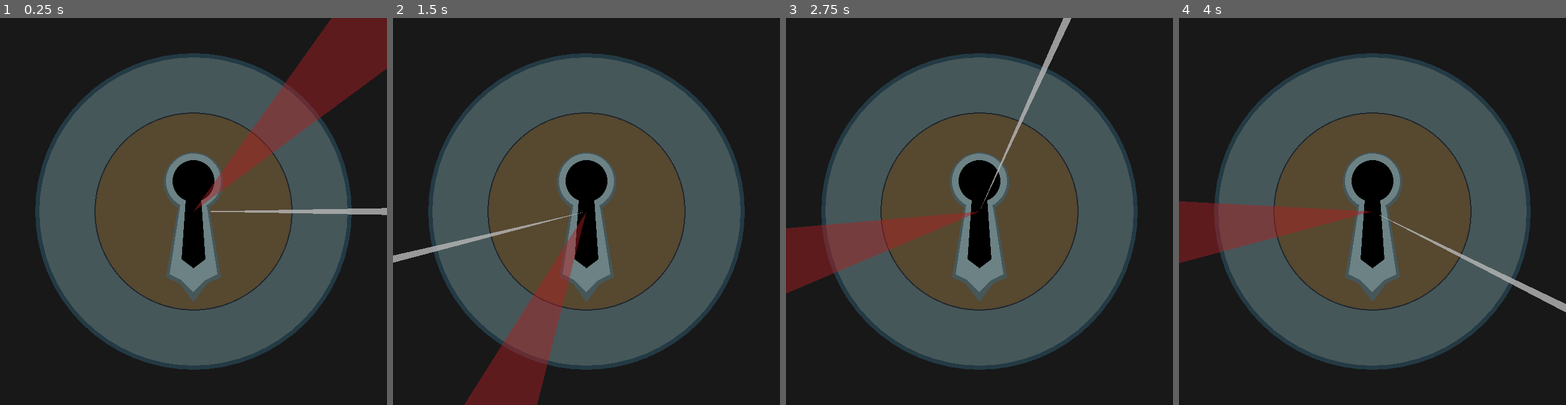
Above: before the commit, frames 1-4 (left to right).
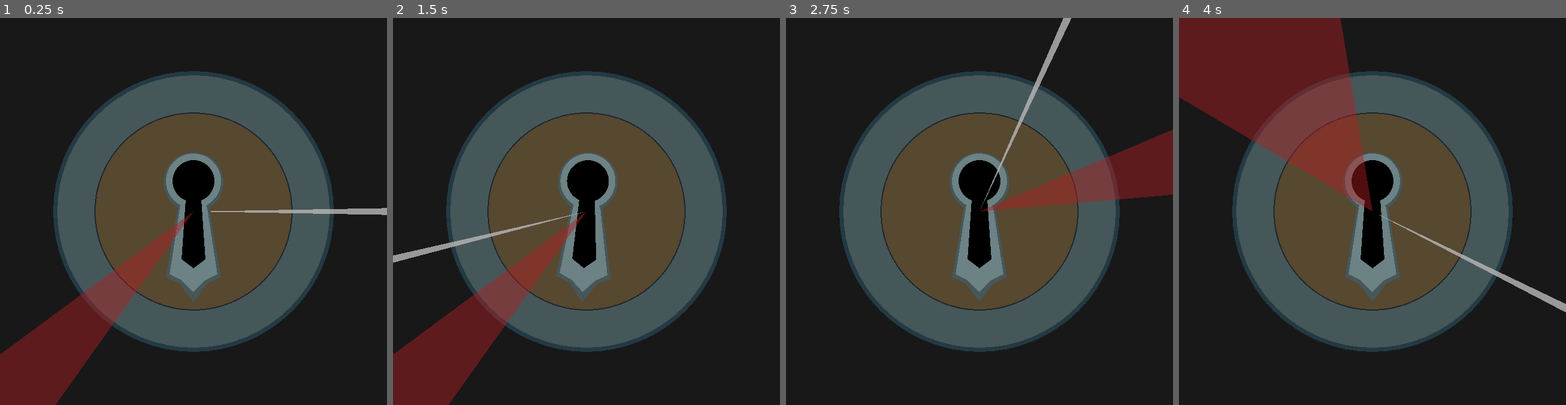
Above: after the commit, the same moments.

Repository: stefanhacks/sky_lock
Game: Godot game, scene res://scenes/game.tscn
Same seed, same stepped clock (60 frames per second), same inputs: the game is played once before the commit and once after it.
Inputs (mouse positions are in pixels of both pictures, inside the frame that each line leads up to):
- Up to frame 1 (0.25 s): no input
- Up to frame 2 (1.5 s): tap Enter at 0.5 s; move the mouse to (671, 192) at 0.52 s; click (671, 192) at 0.6 s; tap Space (space_bar) at 0.8, 1.35 s; move the mouse to (509, 230) at 1.27 s
- Up to frame 3 (2.75 s): tap G (generate, bound only after the commit) at 1.55, 2.1 s; tap Space (space_bar) at 2 s; move the mouse to (1018, 126) at 2.02 s; click (1018, 126) at 2.3 s
- Up to frame 4 (4 s): move the mouse to (1353, 288) at 2.77 s; click (1353, 288) at 2.85 s; tap Space (space_bar) at 3.05, 3.6 s; move the mouse to (1488, 269) at 3.52 s; tap G (generate, bound only after the commit) at 3.8 s

The runs differ from the first frame. In frame 1, 26% of the frame differs, in the area x 0-100%, y 0-100%; in frame 2, 24%; in frame 3, 21%; in frame 4, 31%, in the area x 0-91%, y 0-91%.

Commit message:
Polished solution for edge cases and visuals.

Diff:
--- a/project.godot
+++ b/project.godot
@@ -41,6 +41,11 @@
 "events": [Object(InputEventKey,"resource_local_to_scene":false,"resource_name":"","device":-1,"window_id":0,"alt_press …(191 unchanged characters)…
 ]
 }
+generate={
+"deadzone": 0.5,
+"events": [Object(InputEventKey,"resource_local_to_scene":false,"resource_name":"","device":-1,"window_id":0,"alt_pressed":false,"shift_pressed":false,"ctrl_pressed":false,"meta_pressed":false,"pressed":false,"keycode":0,"physical_keycode":71,"key_label":0,"unicode":103,"location":0,"echo":false,"script":null)
+]
+}
 
 [rendering]
 
--- a/scenes/components/game_manager.gd
+++ b/scenes/components/game_manager.gd
@@ -1,39 +1,104 @@
 extends Node2D
 
+@onready var lock: Lock = $Lock
 @onready var line_to_cursor: LineToAngle = $"LineToCursor"
 @onready var line_to_secret: LineToAngle = $"LineToSecret"
 
 var lock_secret: LockSecret
+var holding_spacebar: bool = false
+var holding_timer: float = 0.0
+
+var lock_picking_duration: float = 0.9
+var lock_picking_release_resistance: float = 1.7
+var frozen = false
 
 
 func _ready() -> void:
-	call_deferred('game_start')
+	_game_start()
 
 
-func game_start() -> void:
+func _process(delta: float) -> void:
+	if frozen:
+		return
+
+	if holding_spacebar:
+		holding_timer = min(holding_timer + delta, lock_picking_duration)
+	else:
+		holding_timer = max(holding_timer - delta / lock_picking_release_resistance, 0)
+
+	var rotation = 90 / lock_picking_duration * holding_timer
+	lock.set_cylinder_rotation(rotation)
+
+
+func _game_start() -> void:
 	lock_secret = LockSecret.from_difficulty(Difficulty.NORMAL)
 	line_to_secret.width = lock_secret.width
 	line_to_secret.angle = lock_secret.angle
 
 
-func _unhandled_input(event: InputEvent) -> void:
-	if Input.is_action_just_released("click"):
-		var cursor_direction = get_local_mouse_position().normalized()
-		var angle = Vector2.ZERO.angle_to_point(cursor_direction)
+func _unhandled_input(_event: InputEvent) -> void:
+	if Input.is_action_just_pressed("click"):
+		_on_click()
+	elif Input.is_action_just_pressed("space_bar"):
+		_on_space_bar_pressed()
+	elif Input.is_action_just_released("space_bar"):
+		_on_space_bar_released()
+	elif Input.is_action_just_released("generate"):
+		_generate()
 
-		var victory_bandwith = lock_secret.width / 2
-		var cursor_degrees = rad_to_deg(angle)
-		var secret_degrees = rad_to_deg(lock_secret.angle)
-		var upper_limit = rad_to_deg(lock_secret.angle) + victory_bandwith
-		var lower_limit = rad_to_deg(lock_secret.angle) - victory_bandwith
 
-		if (upper_limit > cursor_degrees) and (cursor_degrees > lower_limit):
-			print (cursor_degrees, ' ~ ', secret_degrees, '!')
-			game_start()
-		else:
-			line_to_cursor.freeze()
+func _on_click() -> void:
+	if frozen:
+		return
 
-	if Input.is_action_just_released("space_bar"):
-		lock_secret = LockSecret.from_difficulty(Difficulty.NORMAL)
-		line_to_secret.width = lock_secret.width
-		line_to_secret.angle = lock_secret.angle
+	if _check_secret():
+		print ('Click!')
+		_game_start()
+	else:
+		_freeze()
+
+
+func _check_secret() -> bool:
+	var cursor_direction = get_local_mouse_position().normalized() * -1
+	var cursor_angle = Vector2.ZERO.angle_to_point(cursor_direction) + PI
+	return lock_secret.check_solution(cursor_angle)
+
+
+func _get_solving_distance() -> float:
+	var cursor_direction = get_local_mouse_position().normalized()
+	var angle = Vector2.ZERO.angle_to_point(cursor_direction)
+
+	var victory_bandwith = lock_secret.width / 2
+	var cursor_degrees = rad_to_deg(angle)
+	var secret_degrees = rad_to_deg(lock_secret.angle)
+	var upper_limit = rad_to_deg(lock_secret.angle) + victory_bandwith
+	var lower_limit = rad_to_deg(lock_secret.angle) - victory_bandwith
+
+	var upper_distance = upper_limit - cursor_degrees
+	var lower_distance = lower_limit - cursor_degrees
+
+	# Work on a solution for 360 = 0
+
+	return 0.0
+
+
+func _freeze() -> void:
+	frozen = true
+	line_to_cursor.frozen = true
+	await get_tree().create_timer(0.35).timeout
+	line_to_cursor.frozen = false
+	frozen = false
+
+
+func _on_space_bar_pressed() -> void:
+	holding_spacebar = true
+
+
+func _on_space_bar_released() -> void:
+	holding_spacebar = false
+
+
+func _generate() -> void:
+	lock_secret = LockSecret.from_difficulty(Difficulty.VERY_EASY)
+	line_to_secret.width = lock_secret.width
+	line_to_secret.angle = lock_secret.angle
--- a/scenes/components/line_to_angle.gd
+++ b/scenes/components/line_to_angle.gd
@@ -16,11 +16,12 @@
 		interacted = true
 		queue_redraw()
 
-
 var interacted
 var frozen = false:
 	set(value):
 		frozen = value
+		var intensity = 1 if value else 0
+		material.set_shader_parameter("shake_intensity", intensity)
 		queue_redraw()
 
 var last_valid_direction: Vector2
@@ -52,20 +53,9 @@
 		if cursor_direction.x != 0 and cursor_direction.y != 0:
 			last_valid_direction = cursor_direction
 
-	var angle = Vector2.ZERO.angle_to_point(last_valid_direction)
-	var deg = rad_to_deg(angle)
+	var cursor_angle = Vector2.ZERO.angle_to_point(last_valid_direction)
+	var deg = rad_to_deg(cursor_angle)
 	var slightly_wider_degrees = [deg_to_rad(deg + width), deg_to_rad(deg - width)]
 	var slightly_wider_directions = [Vector2.from_angle(slightly_wider_degrees[0]), Vector2.from_angle(slightly_wider_degrees[1])]
 
 	draw_polygon([key_center, slightly_wider_directions[0] * 1000, slightly_wider_directions[1] * 1000], [line_color])
-
-
-func freeze() -> void:
-	if frozen:
-		return
-
-	frozen = true
-	material.set_shader_parameter("shake_intensity", 1)
-	await get_tree().create_timer(0.35).timeout
-	frozen = false
-	material.set_shader_parameter("shake_intensity", 0)
--- a/scenes/components/lock.gd
+++ b/scenes/components/lock.gd
@@ -1,3 +1,4 @@
+class_name Lock
 extends Node2D
 
 @export var color_picker: Color
@@ -8,5 +9,9 @@
 
 
 func _draw() -> void:
-	draw_circle(Vector2.ZERO, 265, rim_color, true)
-	draw_circle(Vector2.ZERO, 258, cylinder_color, true)
+	draw_circle(Vector2.ZERO, 235, rim_color, true)
+	draw_circle(Vector2.ZERO, 228, cylinder_color, true)
+
+
+func set_cylinder_rotation(angle: float) -> void:
+	cylinder.rotation_degrees = angle
--- a/scripts/lock_secret.gd
+++ b/scripts/lock_secret.gd
@@ -4,14 +4,30 @@
 var width
 
 
-func _init(target_angle: float, ray_width: int) -> void:
-	angle = target_angle
+func _init(target_radians: float, ray_width: int) -> void:
+	angle = fmod(target_radians, TAU)
 	width = ray_width
 
 
 static func from_difficulty(difficulty = Difficulty.NORMAL) -> LockSecret:
-	var random_angle = TAU * randf() - PI # -PI helps accounting for the y axis when comparing to cursor
+	var random_angle = TAU * randf() # -PI helps account for the y axis when comparing to cursor
 	var width_exponent = 2
 	var secret = LockSecret.new(random_angle, pow(difficulty, width_exponent) * 2)
 
 	return secret
+
+
+func check_solution(attempted_angle: float) -> bool:
+	var victory_bandwith = width / 2
+	var secret_degrees = angle
+	var upper_limit = angle + deg_to_rad(victory_bandwith)
+	var lower_limit = angle - deg_to_rad(victory_bandwith)
+
+	# Normal situation, when angle and limits are within (0, TAU)
+	var test_1 = lower_limit < attempted_angle and attempted_angle < upper_limit
+
+	# Edge situations, when limits are lower or higher than TAU due to width.
+	var test_2 = upper_limit > TAU and attempted_angle < upper_limit - TAU and 0 < attempted_angle
+	var test_3 = lower_limit < 0 and TAU + lower_limit < attempted_angle
+
+	return test_1 or test_2 or test_3
